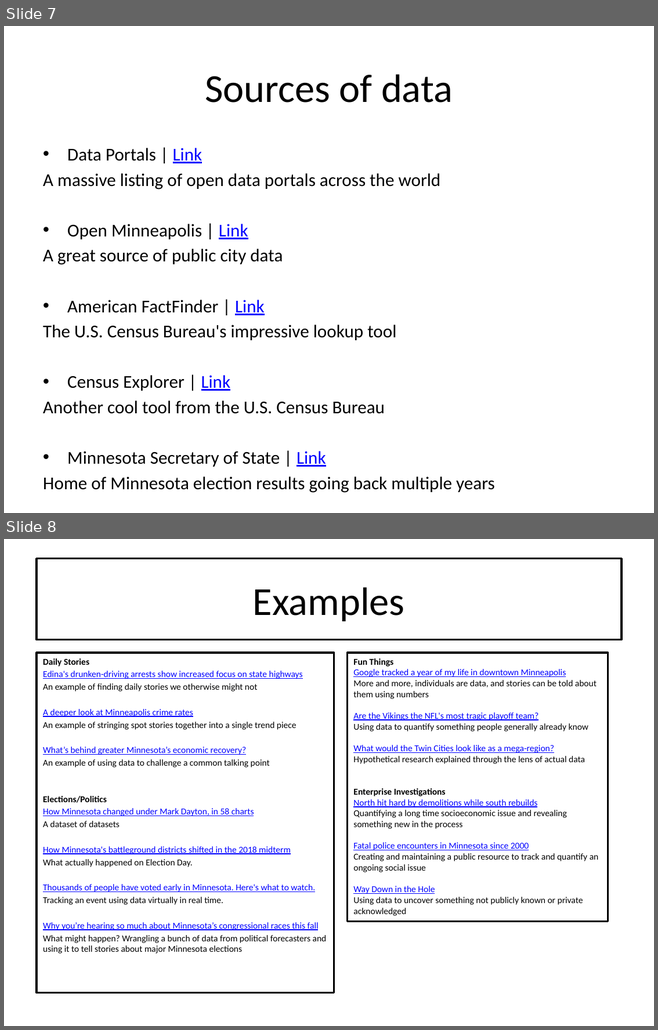
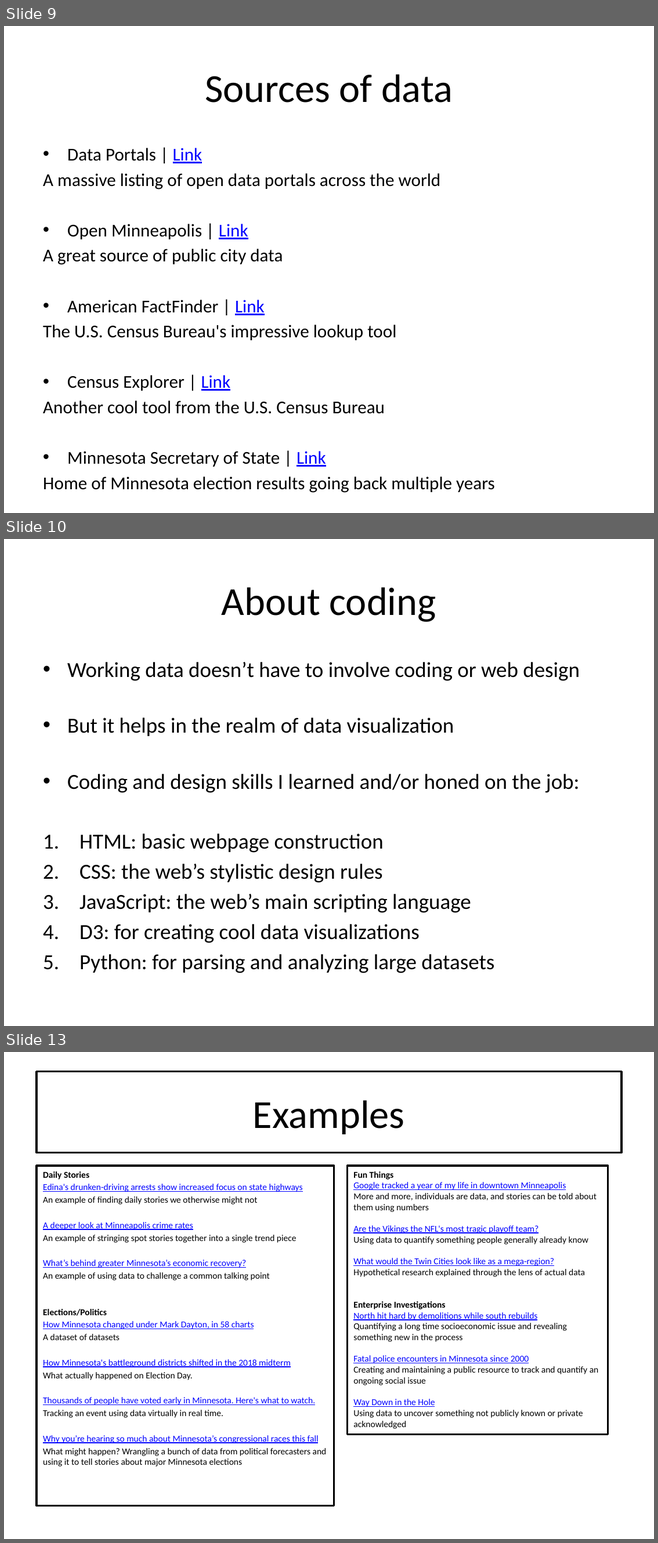
Before and after one commit to jeffhargarten/20181127-umn_class, a slide deck: data_presentation.pptx. Shown one above the other, each under a label of ours: slides 7 and 8 before the commit, slides 9, 10 and 13 after it; the slides between them are not shown. The pictures are 658x1030 and 658x1543 pixels, drawn with LibreOffice and Linux fonts; fonts in the diff are those of the drawing. Boxes give left, top, right and bottom in pixels: in the first picture for what was removed or moved away, otherwise in the second. Text is boxed around its words. In the diff, an @@ line names an element or a change of style, - is before the commit and + after.

```diff
--- a/data_presentation.pptx
+++ b/data_presentation.pptx
@@ slide 10 added at bbox=[4, 539, 654, 1026], background #FFFFFF @@
@@ title added at bbox=[221, 587, 436, 622], 44 pt, text #000000 @@
+About coding
@@ text added at bbox=[67, 662, 579, 973], 23.8 pt, text #000000 @@
+• Working data doesn’t have to involve coding or web design
+• But it helps in the realm of data visualization
+• Coding and design skills I learned and/or honed on the job:
+1. HTML: basic webpage construction
+2. CSS: the web’s stylistic design rules
+3. JavaScript: the web’s main scripting language
+4. D3: for creating cool data visualizations
+5. Python: for parsing and analyzing large datasets
@@ what was slide 7 is now slide 9 @@
@@ what was slide 8 is now slide 13 @@
```
Also in this commit, not shown: 5 slides changed, 1 other slide added.
